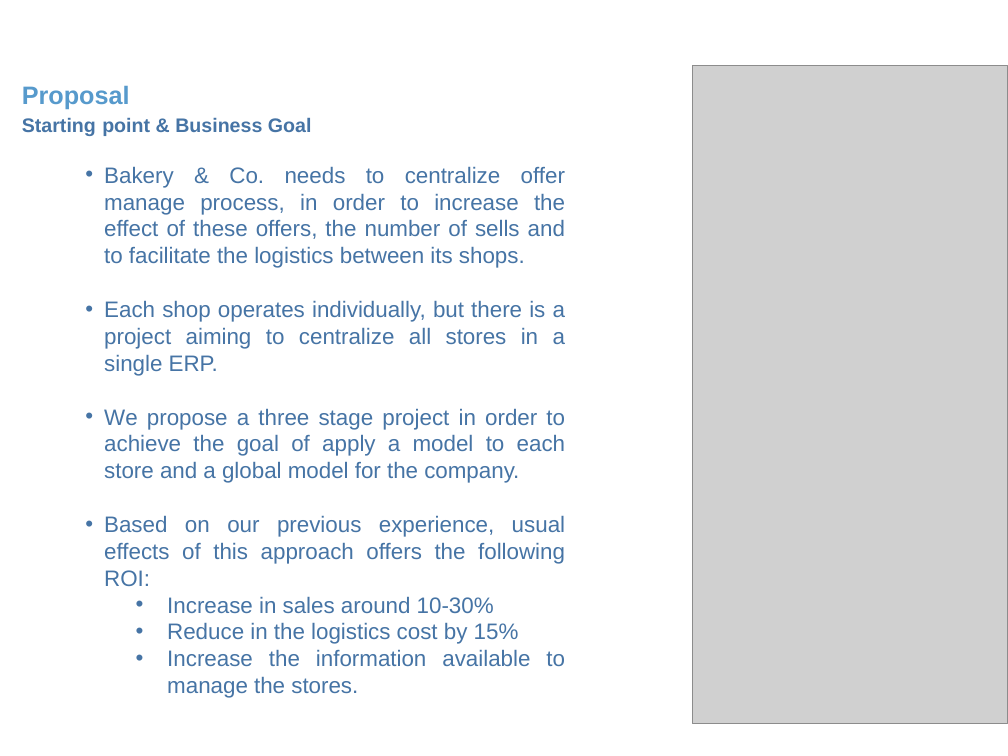
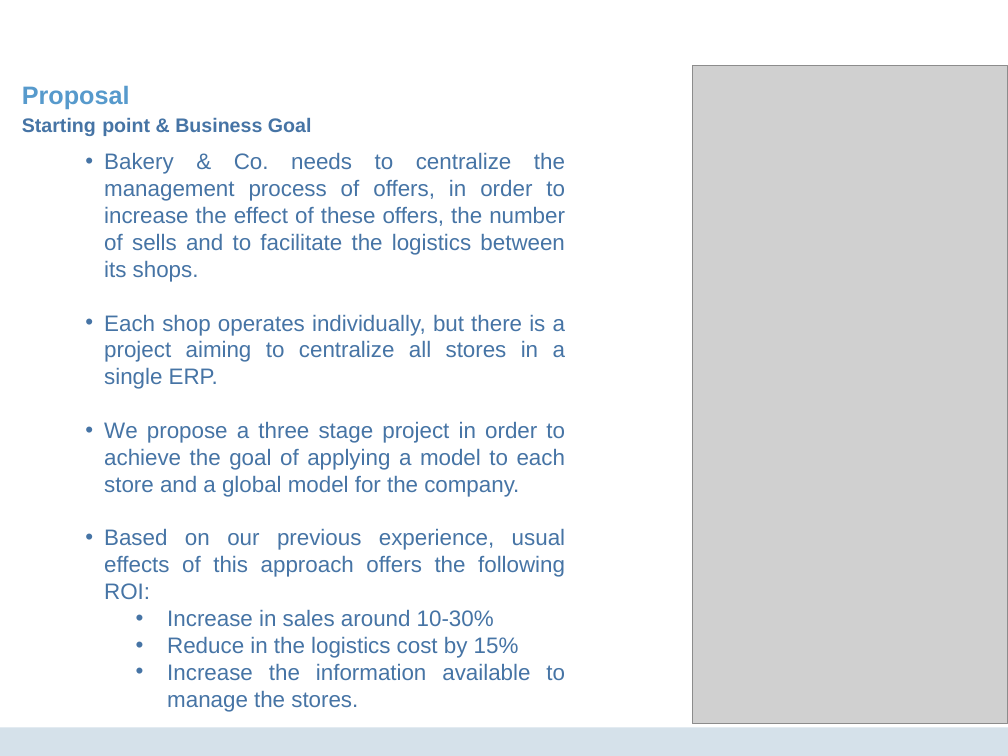
Before and after one commit to DanielMCM/Bakery-Co, a slide deck: slide 8 of 00 Deliverables/Proposal_v2.ppt. Drawn at 1008x756 pixels with LibreOffice and Linux fonts; fonts in the diff are those of the drawing; grey boxes stand for pictures; background and template pictures are left out. Boxes give left, top, right and bottom in pixels: in the first picture for what was removed or moved away, otherwise in the second. Text is boxed around its words. In the diff, an @@ line names an element or a change of style, - is before the commit and + after.

Commit message:
Update doc and ppt. Review and grammar mispellings. Minor fix in history_server reference.

```diff
--- a/00 Deliverables/Proposal_v2.ppt
+++ b/00 Deliverables/Proposal_v2.ppt
@@ text at box(104, 152, 565, 282): text changed @@
-• Bakery & Co. needs to centralize offer manage process, in order to increase the effect of these offers, the number of sells and to facilitate the logistics between its shops.
+• Bakery & Co. needs to centralize the management process of offers, in order to increase the effect of these offers, the number of sells and to facilitate the logistics between its shops.
@@ text at box(104, 421, 565, 497): text changed @@
-• We propose a three stage project in order to achieve the goal of apply a model to each store and a global model for the company.
+• We propose a three stage project in order to achieve the goal of applying a model to each store and a global model for the company.
@@ rectangle added at box(0, 728, 1008, 756), fill #D5E1EA @@
```
Also in this commit, not shown: 14 other slides changed, 2 other files.
